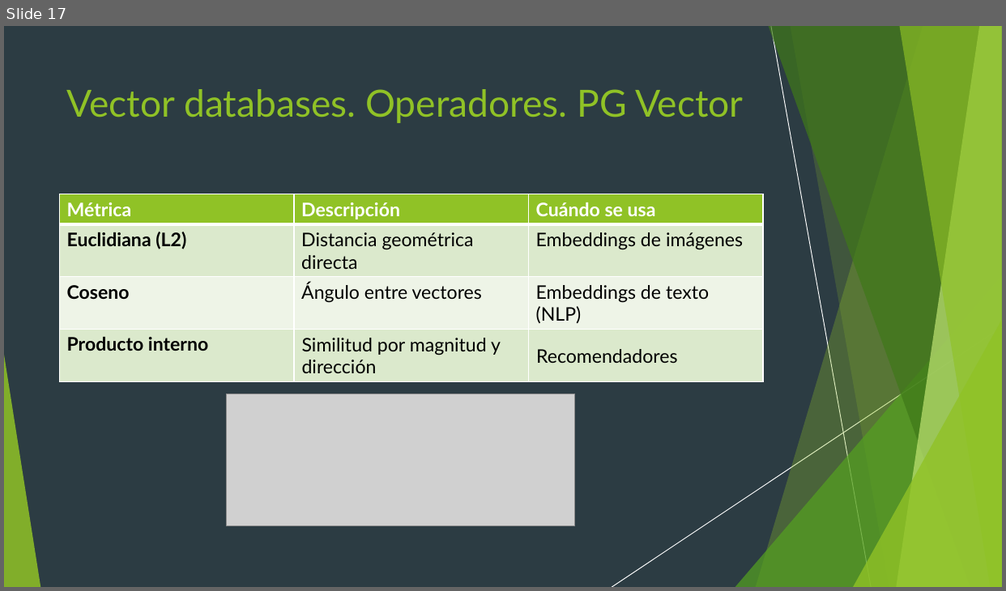
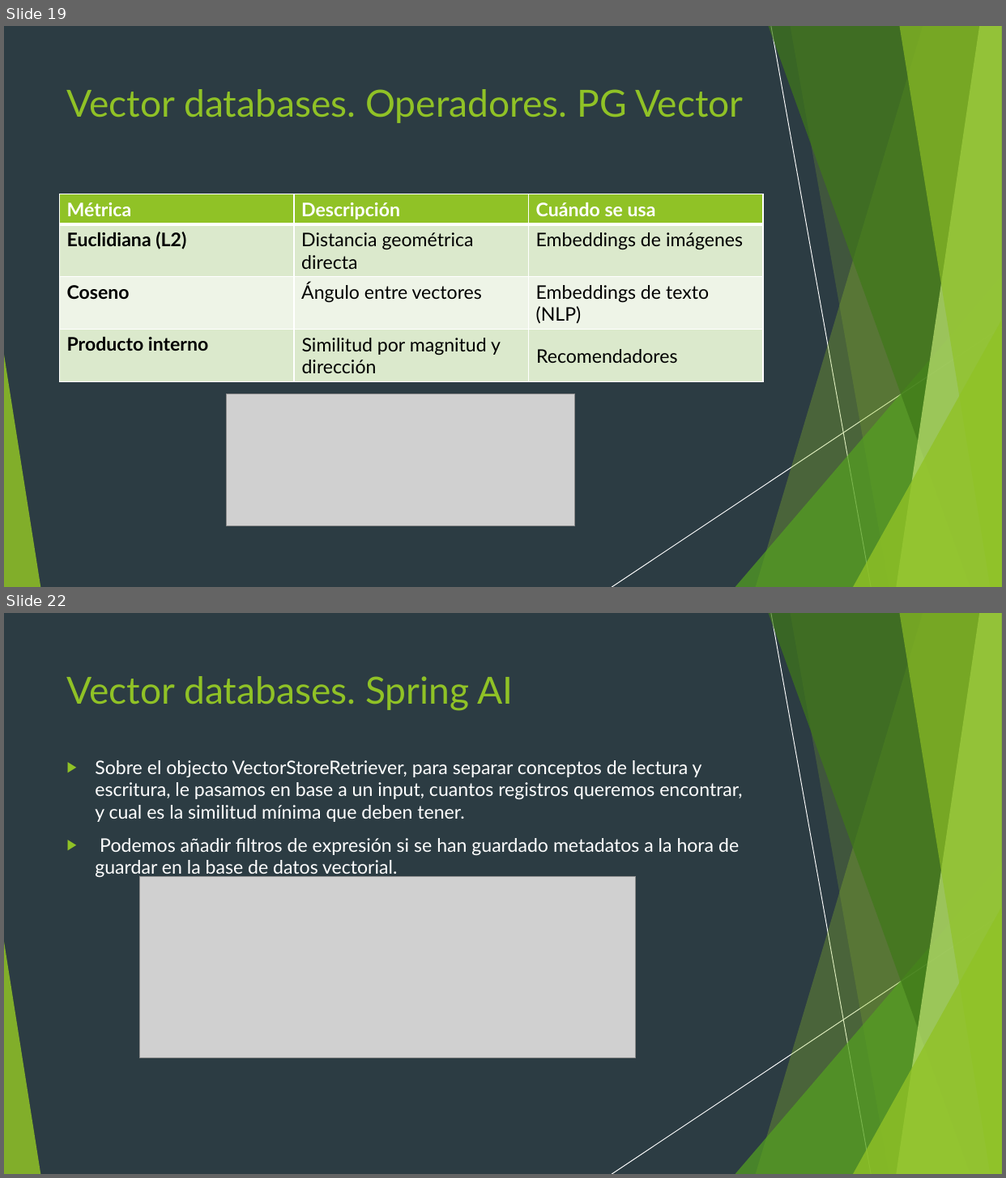
Before and after one commit to diegorufe/spring-ai-pocs, a slide deck: Presentación.pptx. Shown one above the other, each under a label of ours: slide 17 before the commit, slides 19 and 22 after it; the slides between them are not shown. The pictures are 1006x591 and 1006x1178 pixels, drawn with LibreOffice and Linux fonts; fonts in the diff are those of the drawing; grey boxes stand for pictures. Boxes give left, top, right and bottom in pixels: in the first picture for what was removed or moved away, otherwise in the second. Text is boxed around its words. In the diff, an @@ line names an element or a change of style, - is before the commit and + after.

Commit message:
feat: more doc rag, vector and mcp

```diff
--- a/Presentación.pptx
+++ b/Presentación.pptx
@@ slide 22 added at (4, 613, 1002, 1174), background #2C3C43; not listed: 10 template elements that a slide beside it also shows @@
@@ rectangle added at (4, 613, 1002, 1174), fill #2C3C43 @@
@@ title added at (67, 676, 513, 711), 36 pt, text #90C226 @@
+Vector databases. Spring AI
@@ text added at (95, 760, 742, 879), 18 pt, text #FFFFFF @@
+▶ Sobre el objecto VectorStoreRetriever, para separar conceptos de lectura y escritura, le pasamos en base a un input, cuantos registros queremos encontrar, y cual es la similitud mínima que deben tener.
+▶ Podemos añadir filtros de expresión si se han guardado metadatos a la hora de guardar en la base de datos vectorial.
@@ picture added at (139, 876, 635, 1059) @@
@@ group added at (4, 613, 1002, 1174): 5 freeform shapes, 3 triangles, 2 lines @@
@@ what was slide 17 is now slide 19 @@
```
Also in this commit, not shown: 6 other slides added.
